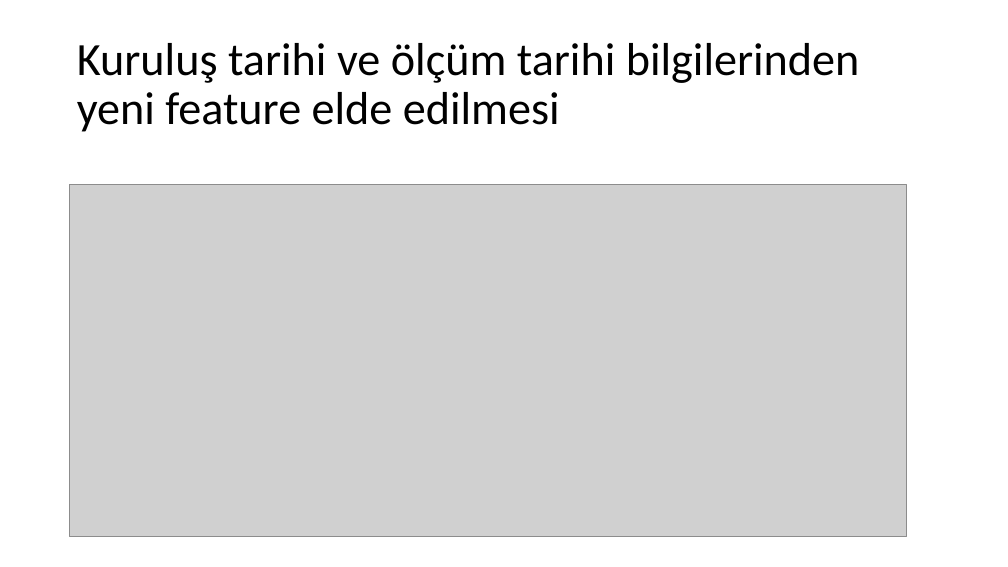
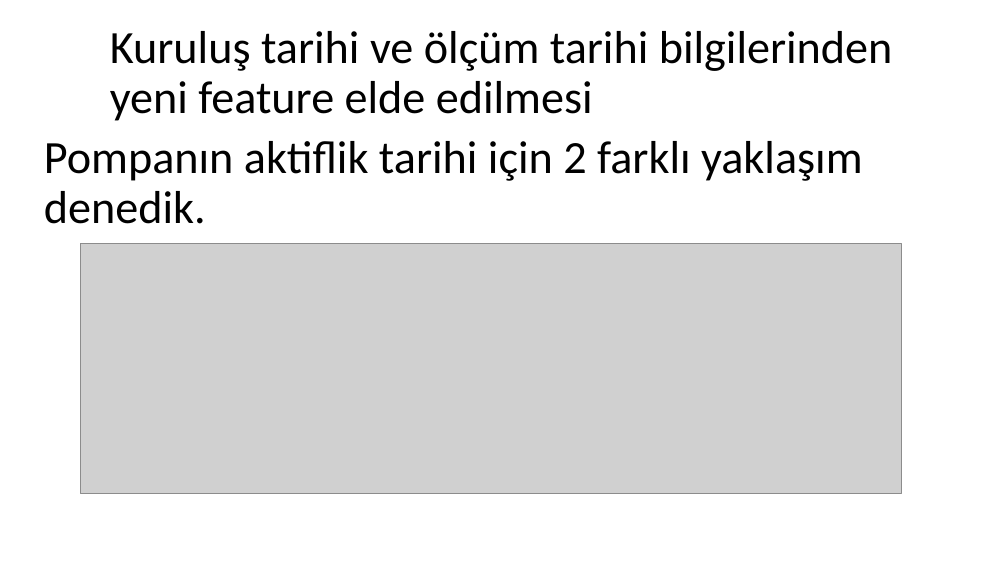
Before and after one commit to ayberkuslu/MLProject, a slide deck: slide 9 of FeatureSelection.pptx (slide 23 before the commit). Drawn at 1008x567 pixels with LibreOffice and Linux fonts; fonts in the diff are those of the drawing; grey boxes stand for pictures. Boxes give left, top, right and bottom in pixels: in the first picture for what was removed or moved away, otherwise in the second. Text is boxed around its words. In the diff, an @@ line names an element or a change of style, - is before the commit and + after.

```diff
--- a/FeatureSelection.pptx
+++ b/FeatureSelection.pptx
@@ text "Kuruluş tarihi ve ölçüm tarihi ...": place and size @@
-text "Kuruluş tarihi ve ölçüm tarihi ..." at (77,43,860,132)
+text "Kuruluş tarihi ve ölçüm tarihi ..." at (110,31,893,121)
@@ title added at (44,141,863,224), 44 pt, text #000000 @@
+Pompanın aktiflik tarihi için 2 farklı yaklaşım denedik.
@@ picture: place and size @@
-picture at (70,185,907,537)
+picture at (80,244,901,494)
```
Also in this commit, not shown: 4 other slides changed, 12 slides added, 3 slides removed.
